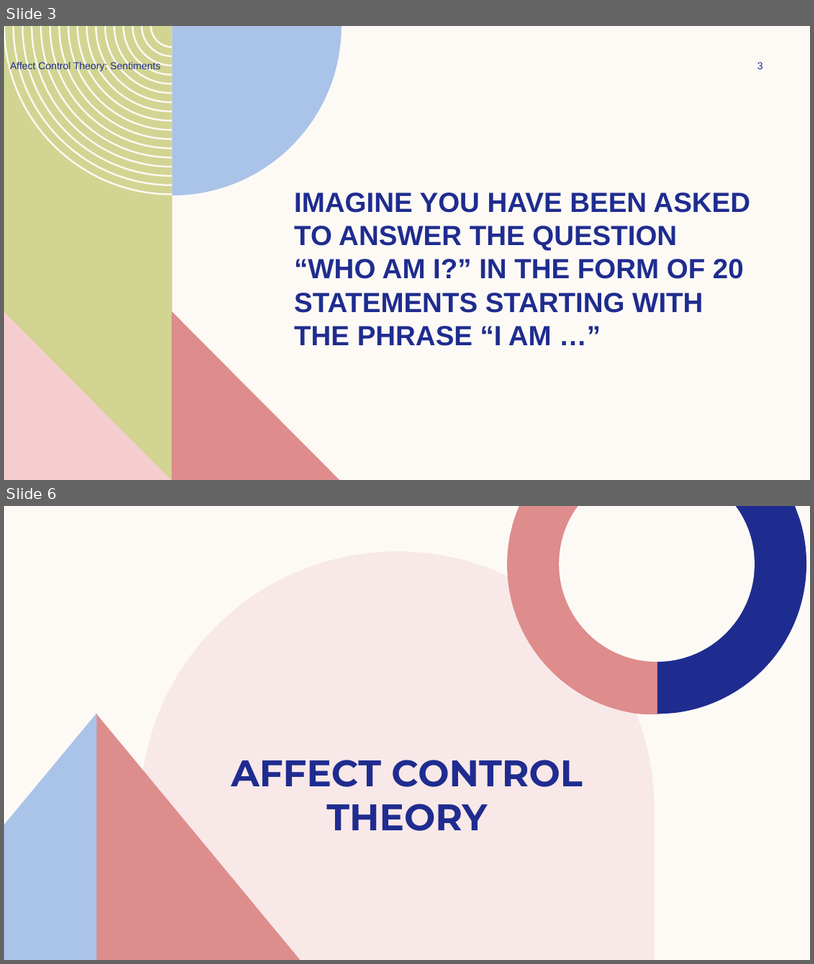
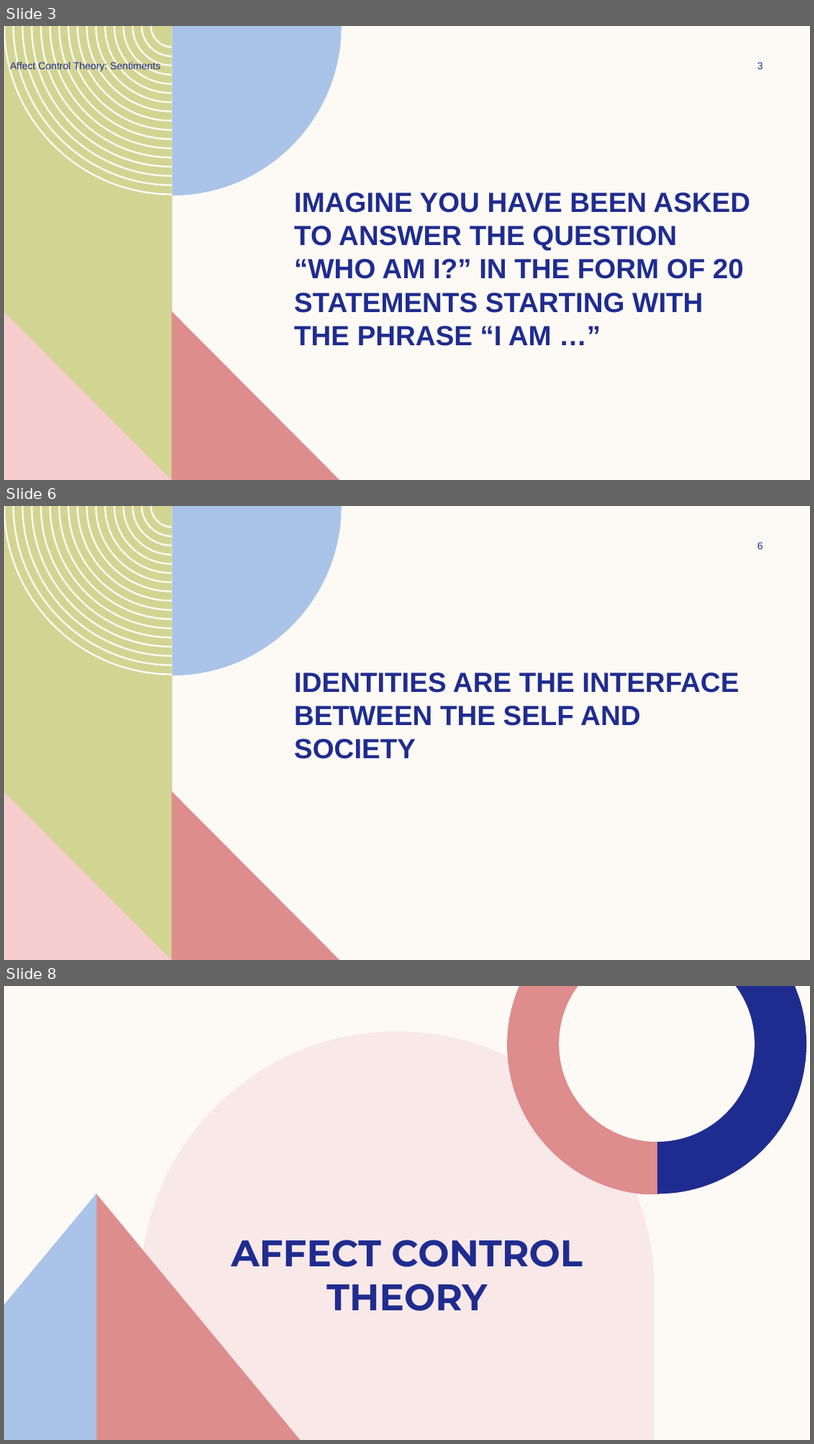
Before and after one commit to ekmaloney/soc490s, a slide deck: slides/jan_26.pptx. Shown one above the other, each under a label of ours: slides 3 and 6 before the commit, slides 3, 6 and 8 after it; the slides between them are not shown. The pictures are 814x964 and 814x1444 pixels, drawn with LibreOffice and Linux fonts; fonts in the diff are those of the drawing. Boxes give left, top, right and bottom in pixels: in the first picture for what was removed or moved away, otherwise in the second. Text is boxed around its words. In the diff, an @@ line names an element or a change of style, - is before the commit and + after.

```diff
--- a/slides/jan_26.pptx
+++ b/slides/jan_26.pptx
@@ slide 6 added at bbox=[4, 506, 810, 960], background #FDFAF6; not listed: 5 template elements that a slide beside it also shows @@
@@ page number added at bbox=[758, 542, 764, 549], 12 pt, text #1F2C8F @@
+6
@@ title added at bbox=[294, 672, 739, 759], 33 pt, text #1F2C8F, bold @@
+IDENTITIES ARE THE INTERFACE BETWEEN THE SELF AND SOCIETY
@@ what was slide 6 is now slide 8 @@
```
Also in this commit, not shown: 11 slides changed, 1 other slide added, 14 other files.
